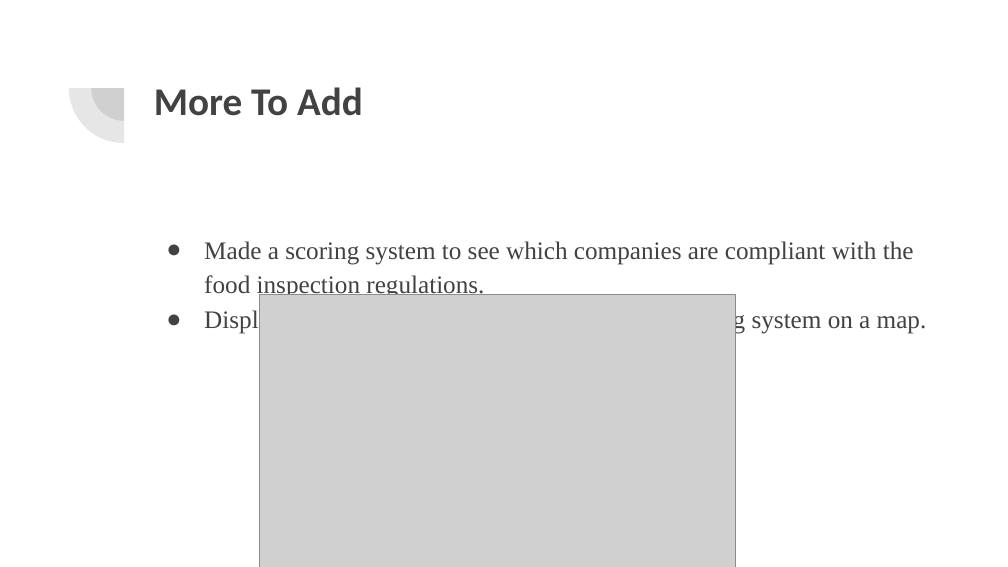
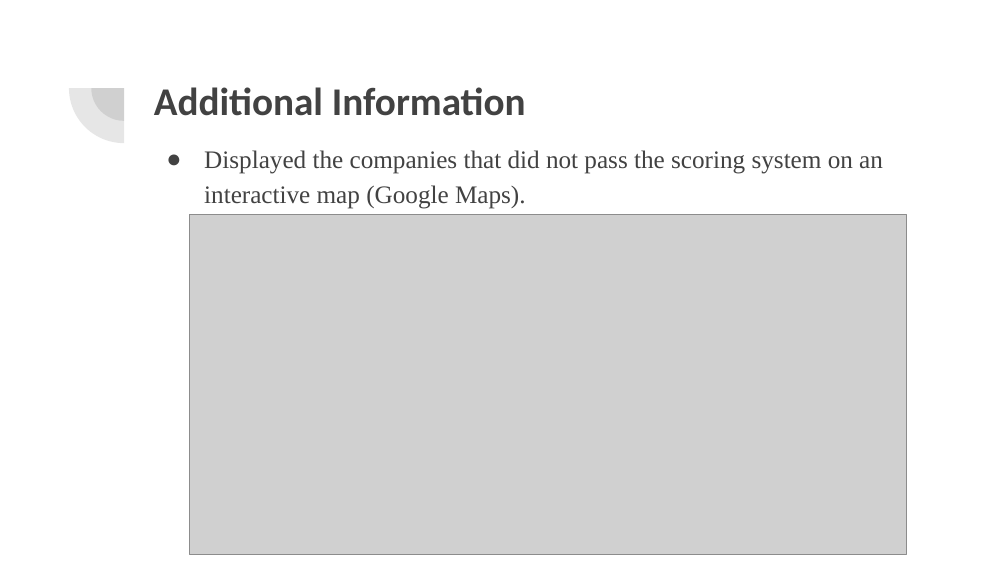
Before and after one commit to EricHaggar/FoodScraps, a slide deck: slide 3 of CANDEV Data Challenge.pptx. Drawn at 1008x567 pixels with LibreOffice and Linux fonts; fonts in the diff are those of the drawing; grey boxes stand for pictures. Boxes give left, top, right and bottom in pixels: in the first picture for what was removed or moved away, otherwise in the second. Text is boxed around its words. In the diff, an @@ line names an element or a change of style, - is before the commit and + after.

```diff
--- a/CANDEV Data Challenge.pptx
+++ b/CANDEV Data Challenge.pptx
@@ title at <box>154,87,526,116</box>: text changed @@
-More To Add
+Additional Information
@@ text at <box>204,150,883,209</box>: text changed @@
-● Made a scoring system to see which companies are compliant with the food inspection regulations.
-● Displayed the companies that did not pass the scoring system on a map.
+● Displayed the companies that did not pass the scoring system on an interactive map (Google Maps).
@@ picture added at <box>190,215,906,554</box> @@
@@ picture removed at <box>259,294,736,567</box> @@
```
Also in this commit, not shown: 1 other slide changed, 1 slide added, 1 slide removed, 3 other files.
